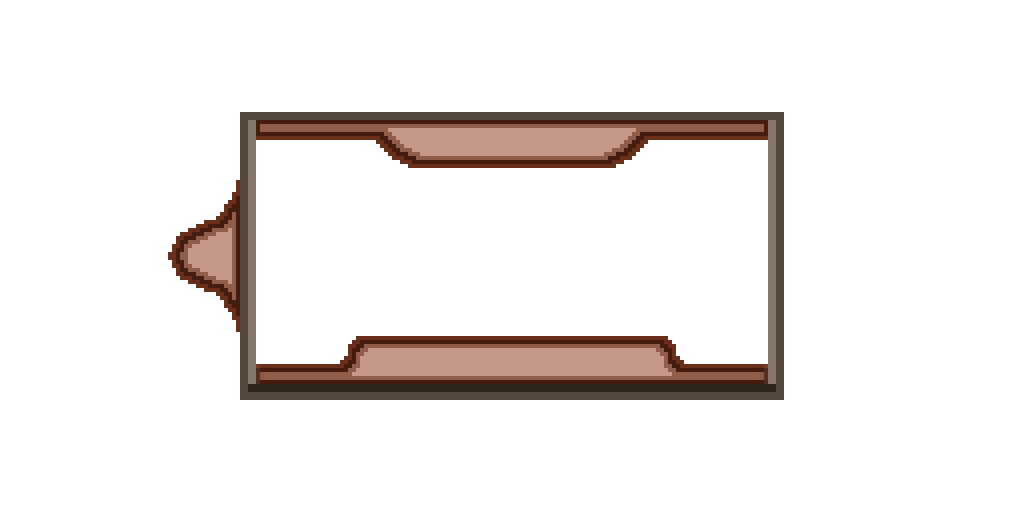
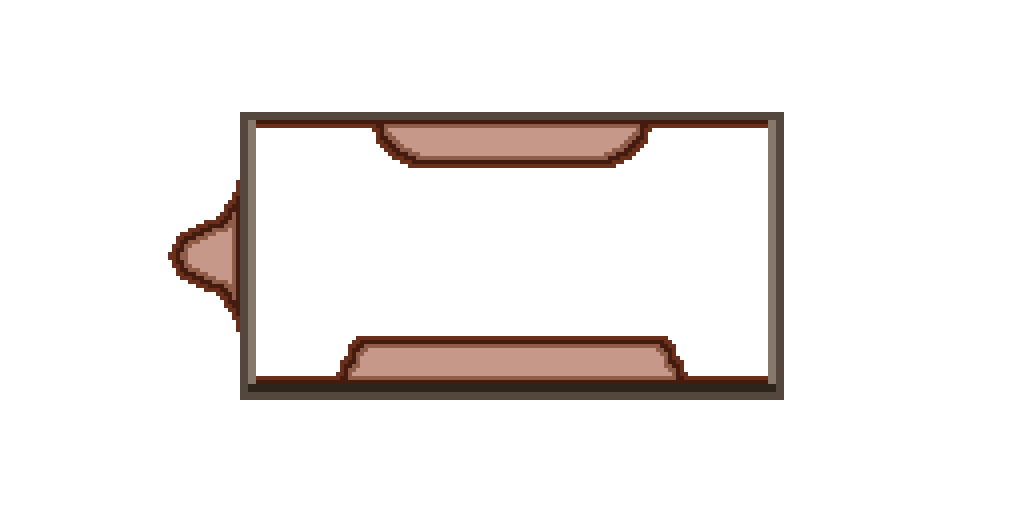
Layers edited between the first and the second 1024 × 512 image:
painted on "Layer 7" over (256, 124, 768, 384)
